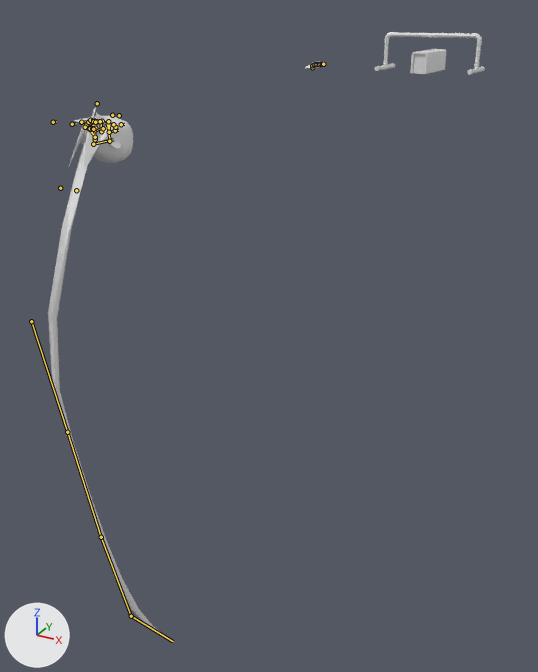
What one commit did to the Blender file animations/Girl_ToyA/Girl_ToyA_A1_P1.blend.
The view is the same before and after, from a 50 mm lens placed at (2.95, -9.3, 0.7), pointed at (-0.3, -3.39, -2.25). The lights are fixed; the arrows at lower left show +X, +Y and +Z. Both versions are drawn at frame 1 of the action 'Chara.Play.A1.Go.Head'; the numbers are the values there. The bones that bend it are drawn over the model as lines. Materials are left out; every surface is plain grey.

Objects in the first picture: 'hassock.toyA', 'head.girl', 'teeth.girl', 'toyA'.
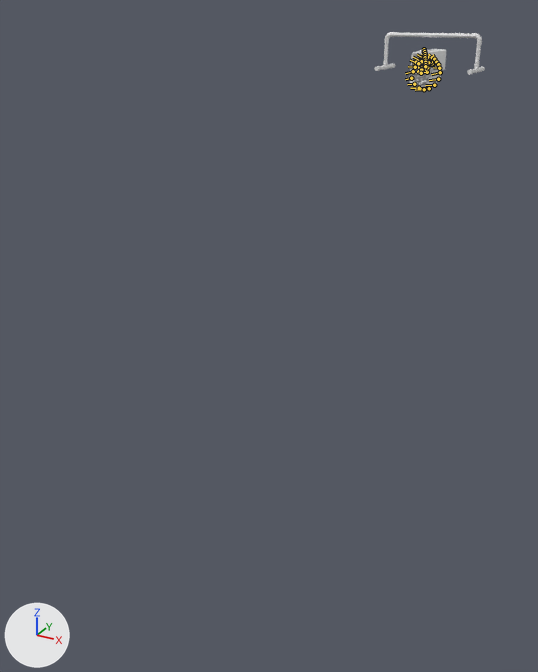
Changed parts and their boxes [x1, y1, x2, y2] in the pictures (538 x 672 px):
'head.girl', posed
    before: [48, 107, 172, 641]
    after: [412, 63, 435, 75]
'hair.girl', now drawn
    after: [406, 56, 441, 91]
'toyA', posed
    before: [305, 62, 326, 68]
    after: [420, 49, 429, 52]
'teeth.girl', posed (not visible afterwards)
    before: [88, 117, 102, 130]
bone 'brow.top.003.R', root to tip
    before: (72, 124) to (76, 123)
    after: (422, 59) to (423, 59)
bone 'brow.top.003.L', root to tip
    before: (53, 122) to (56, 121)
    after: (427, 60) to (428, 59)

The change in detail:
Bone 'Control.root' (bone_control_root) moves from (0.0, 0.0, -3.135) to (0.0, 0.0, -0.0914).
Object 'Skeleton.Head.Girl' (bone_rig_object) moves from (0.0, -0.733, 49.9018) to (0.0, -0.0214, 1.4546).
Bone 'brow.top.003.R' (bone_brow_top_003_r) moves from (0.103, -0.364, 0.0) to (0.003, -0.011, 0.0).
Bone 'brow.top.003.L' (bone_brow_top_003_l) moves from (-0.103, -0.364, 0.0) to (-0.003, -0.011, 0.0).
